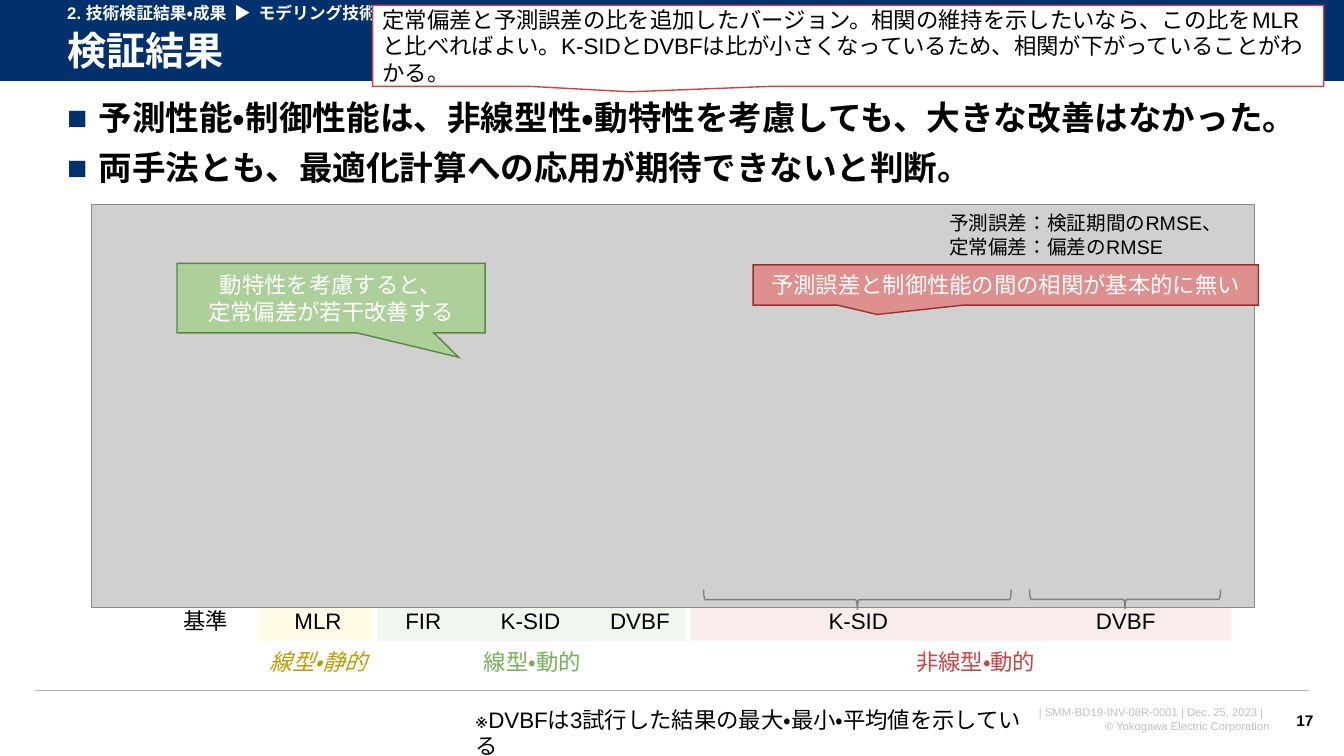
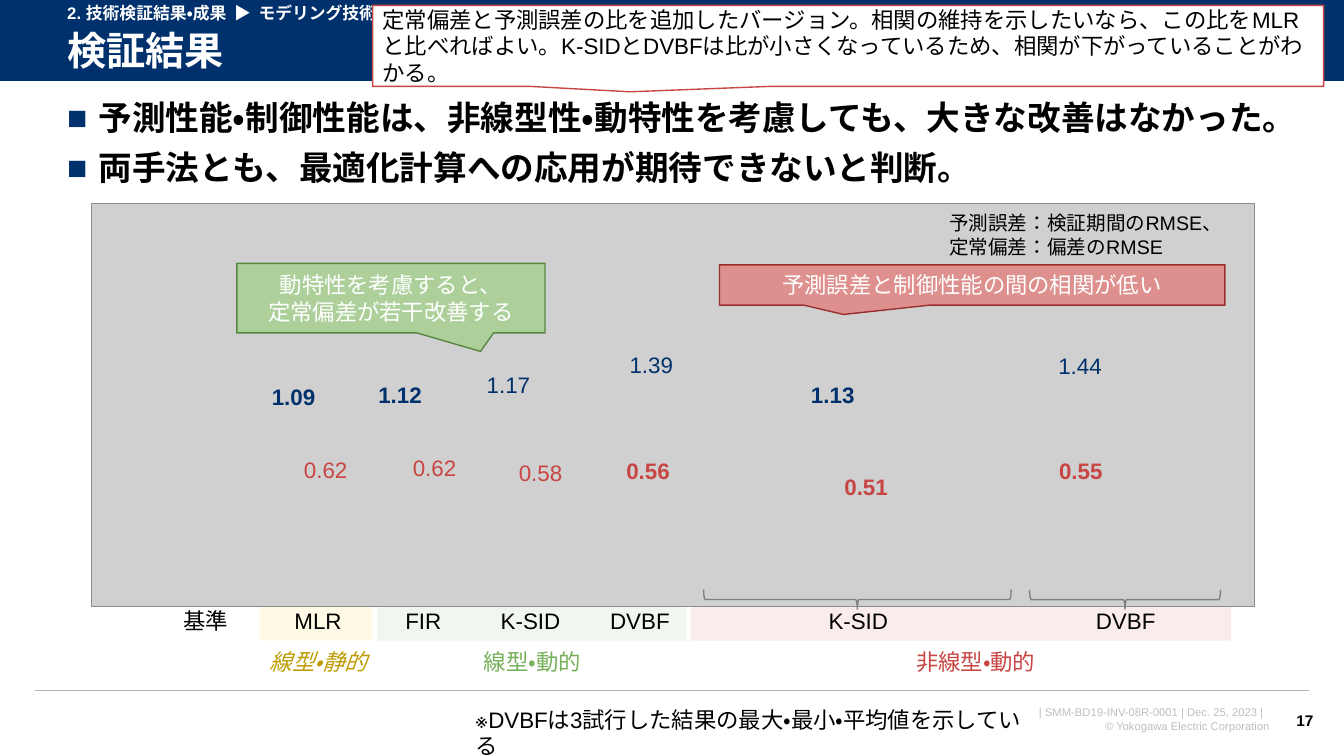
Before and after one commit to watarukumagai-git/opt, a slide deck: slide 17 of SoS/20231212_連携最適_LR2資料_kuma.pptx. Drawn at 1344x756 pixels with LibreOffice and Linux fonts; fonts in the diff are those of the drawing; grey boxes stand for pictures; background and template pictures are left out. Boxes give left, top, right and bottom in pixels: in the first picture for what was removed or moved away, otherwise in the second. Text is boxed around its words. In the diff, an @@ line names an element or a change of style, - is before the commit and + after.

```diff
--- a/SoS/20231212_連携最適_LR2資料_kuma.pptx
+++ b/SoS/20231212_連携最適_LR2資料_kuma.pptx
@@ speech box "動特性を考慮すると、": place and size @@
-speech box "動特性を考慮すると、" at box(177, 263, 486, 333)
+speech box "動特性を考慮すると、" at box(237, 263, 545, 333)
@@ speech box "動特性を考慮すると、" at box(237, 263, 545, 333): proportions changed @@
@@ speech box "予測誤差と制御性能の間の相関が低い": place and size @@
-speech box "予測誤差と制御性能の間の相関が低い" at box(753, 265, 1258, 306)
+speech box "予測誤差と制御性能の間の相関が低い" at box(720, 265, 1225, 306)
@@ text in speech box at box(782, 274, 1161, 295): text changed @@
-予測誤差と制御性能の間の相関が基本的に無い
+予測誤差と制御性能の間の相関が低い
@@ text added at box(630, 357, 673, 374), 16 pt, text #00316C @@
+1.39
@@ text added at box(1058, 358, 1101, 374), 16 pt, text #00316C @@
+1.44
@@ text added at box(272, 389, 315, 405), 16 pt, text #00316C, bold @@
+1.09
@@ text added at box(378, 387, 421, 403), 16 pt, text #00316C, bold @@
+1.12
@@ text added at box(487, 377, 530, 393), 16 pt, text #00316C @@
+1.17
@@ text added at box(811, 387, 854, 404), 16 pt, text #00316C, bold @@
+1.13
@@ text added at box(304, 462, 347, 478), 16 pt, text #C74643 @@
+0.62
@@ text added at box(413, 460, 456, 476), 16 pt, text #C74643 @@
+0.62
@@ text added at box(519, 465, 562, 481), 16 pt, text #C74643 @@
+0.58
@@ text added at box(626, 463, 669, 479), 16 pt, text #C74643, bold @@
+0.56
@@ text added at box(844, 479, 887, 495), 16 pt, text #C74643, bold @@
+0.51
@@ text added at box(1059, 463, 1102, 479), 16 pt, text #C74643, bold @@
+0.55
```
Also in this commit, not shown: 7 other slides changed, 1 other file.
